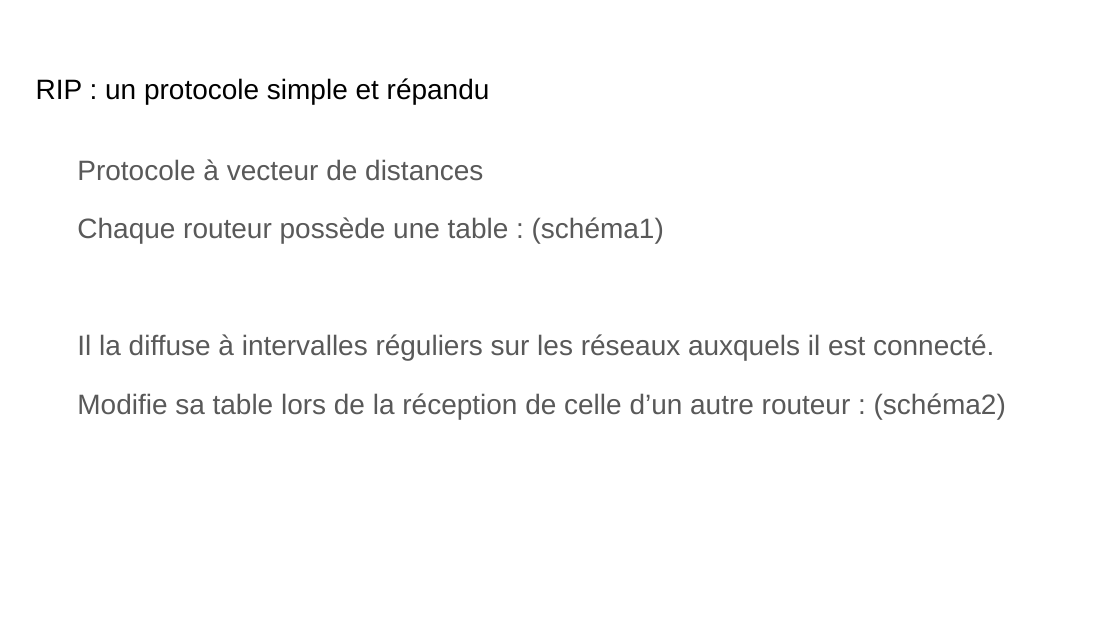
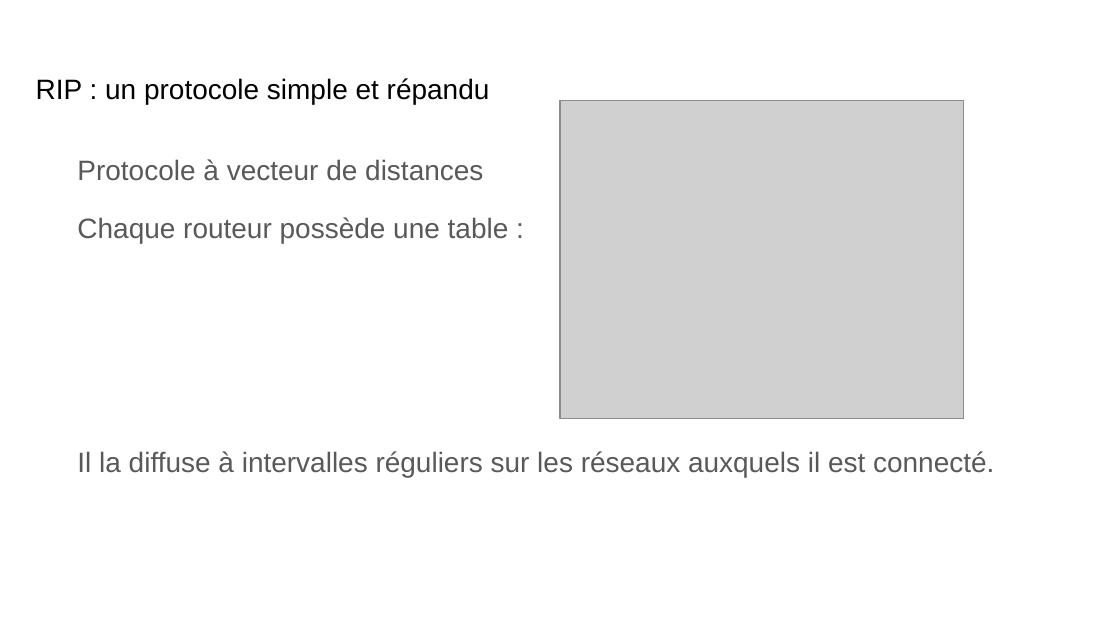
Before and after one commit to Sinvers/network, a slide deck: slide 5 of PresentationTIPE.odp (slide 3 before the commit). Drawn at 1120x630 pixels with LibreOffice and Linux fonts; fonts in the diff are those of the drawing; grey boxes stand for pictures. Boxes give left, top, right and bottom in pixels: in the first picture for what was removed or moved away, otherwise in the second. Text is boxed around its words. In the diff, an @@ line names an element or a change of style, - is before the commit and + after.

```diff
--- a/PresentationTIPE.odp
+++ b/PresentationTIPE.odp
@@ picture added at [560,101,963,419] @@
@@ text at [77,217,509,243]: text changed @@
-Chaque routeur possède une table : (schéma1)
+Chaque routeur possède une table :
@@ text at [77,393,1006,419]: paragraph removed @@
-Modifie sa table lors de la réception de celle d’un autre routeur : (schéma2)
```
Also in this commit, not shown: 6 other slides changed, 17 slides added, 4 slides removed, 2 other files.
